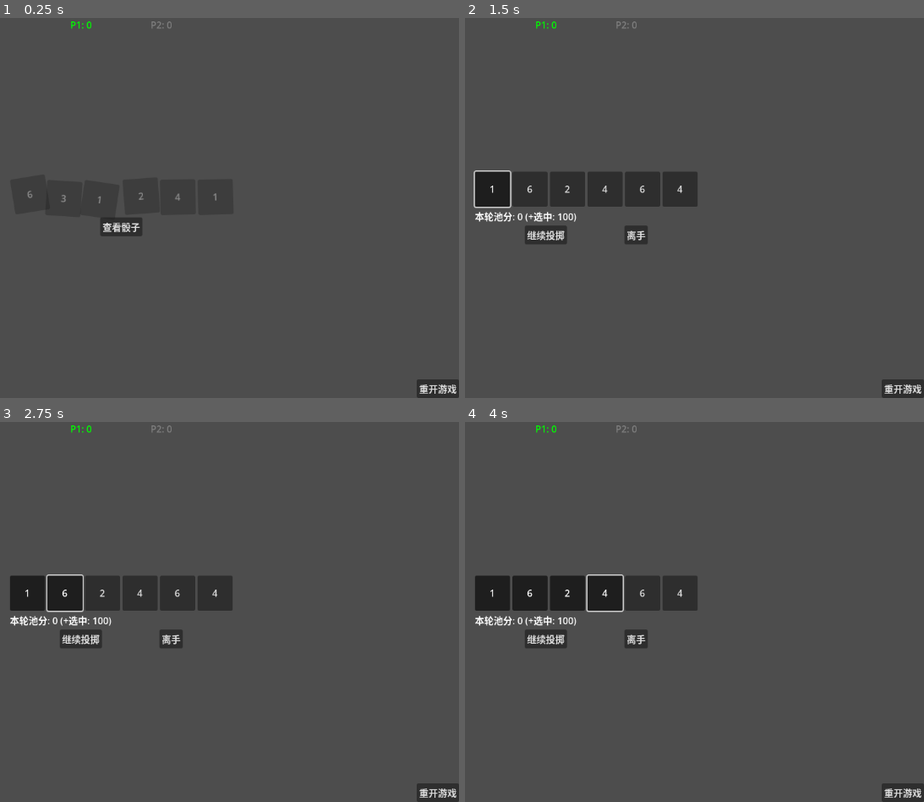
Above: before the commit, frames 1-4 (two rows, left to right).
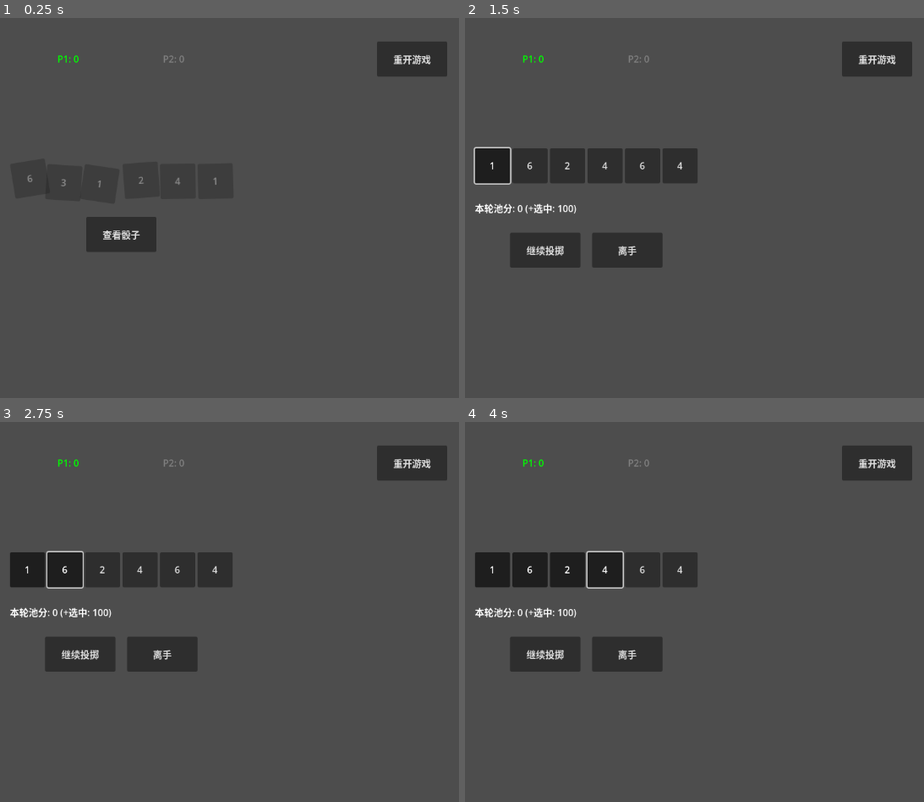
Above: after the commit, the same moments.

Repository: Se6ast1anFan/Farkle
Game: Godot game, scene res://GameTest.tscn
Two runs of this game, one before a commit and one after it. Both use one fixed random seed, a clock stepped at 60 frames per second and the inputs below.
Inputs:
- Up to frame 1 (0.25 s): no input
- Up to frame 2 (1.5 s): click "查看骰子" at 0.5 s; click "1" at 1.25 s
- Up to frame 3 (2.75 s): click "6" at 2 s
- Up to frame 4 (4 s): click "2" at 2.75 s; click "4" at 3.5 s

The runs differ from the first frame. In frame 1, 3.1% of the frame differs, in the area x 5-100%, y 0-100%; in frame 2, 11%; in frame 3, 11%; in frame 4, 11%, in the area x 2-100%, y 0-100%.

Commit message:
修改所有UI为代码控制

Diff:
--- a/GameTest.gd
+++ b/GameTest.gd
@@ -25,8 +25,17 @@
 var is_busted = false      # 是否爆掉
 var is_game_over = false   # 游戏是否结束
 
+# GameTest.gd
+
 func _ready():
 	randomize()
+
+	# --- 新增：初始化代码控制的UI布局 ---
+	setup_ui_layout()
+	# -------------------------------
+
+	for die in container.get_children(): die.toggled.connect(_on_dice_clicked)
+	roll_btn.pressed.connect(_on_roll_pressed)
 
 	# 绑定信号
 	for die in container.get_children():
@@ -38,6 +47,58 @@
 	restart_btn.pressed.connect(_on_restart_pressed)
 
 	start_game()
+
+# --- 新增这个函数：纯代码控制布局 ---
+func setup_ui_layout():
+	# 1. 确保根节点填满整个屏幕 (对应编辑器的 Full Rect)
+	# 这里的 self 指的是 GameTest 根节点
+	set_anchors_preset(Control.PRESET_FULL_RECT)
+
+	# 2. 设置顶部栏 (TopBar) - 始终吸附顶部，宽度拉伸
+	var top_bar = $TopBar
+	top_bar.set_anchors_preset(Control.PRESET_TOP_WIDE)
+	# 给顶部留一点空隙，别贴着手机刘海屏
+	top_bar.offset_top = 40
+	top_bar.offset_bottom = 100 # 设置高度
+
+	# 3. 设置两个玩家标签 - 也就是让它们平分 TopBar 的宽度
+	# 对应 Size Flags -> Horizontal -> Expand + Fill
+	p1_label.size_flags_horizontal = Control.SIZE_EXPAND_FILL
+	p1_label.horizontal_alignment = HORIZONTAL_ALIGNMENT_CENTER
+
+	p2_label.size_flags_horizontal = Control.SIZE_EXPAND_FILL
+	p2_label.horizontal_alignment = HORIZONTAL_ALIGNMENT_CENTER
+
+	# 4. 设置核心游戏区 (VBoxContainer) - 始终居中
+	var main_vbox = $VBoxContainer
+	# 对应编辑器的 Center (屏幕正中心)
+	main_vbox.set_anchors_preset(Control.PRESET_CENTER)
+	# 确保它不会因为内容变动而跑偏，重置偏移量
+	main_vbox.set_offsets_preset(Control.PRESET_CENTER)
+	# 增加一点组件之间的间距
+	main_vbox.add_theme_constant_override("separation", 30)
+
+# 5. 设置重开按钮 (RestartButton) - 始终吸附右上角
+	restart_btn.set_anchors_preset(Control.PRESET_TOP_RIGHT)
+
+	# --- 修改开始 ---
+	# 不要用 position，要用 offset
+	# 逻辑是：距离右边界越远，负数越大
+	restart_btn.offset_left = -140  # 按钮左边缘距离屏幕右侧 140 像素
+	restart_btn.offset_right = -20  # 按钮右边缘距离屏幕右侧 20 像素 (留边距)
+	restart_btn.offset_top = 40     # 距离顶部 40 像素
+	restart_btn.offset_bottom = 100 # 距离顶部 100 像素 (即高度60)
+	# --- 修改结束 ---
+
+	# 6. 设置底部按钮组 (ButtonBox)
+	var btn_box = $VBoxContainer/ButtonBox
+	btn_box.alignment = BoxContainer.ALIGNMENT_CENTER # 按钮居中对齐
+	btn_box.add_theme_constant_override("separation", 20) # 按钮间距
+
+	# 7. 确保所有按钮有最小尺寸，方便手机触摸
+	var all_btns = [roll_btn, bank_btn, stop_btn, restart_btn]
+	for btn in all_btns:
+		btn.custom_minimum_size = Vector2(120, 60) # 最小宽高
 
 # --- 关键：每帧运行的动画逻辑 ---
 func _process(delta):
